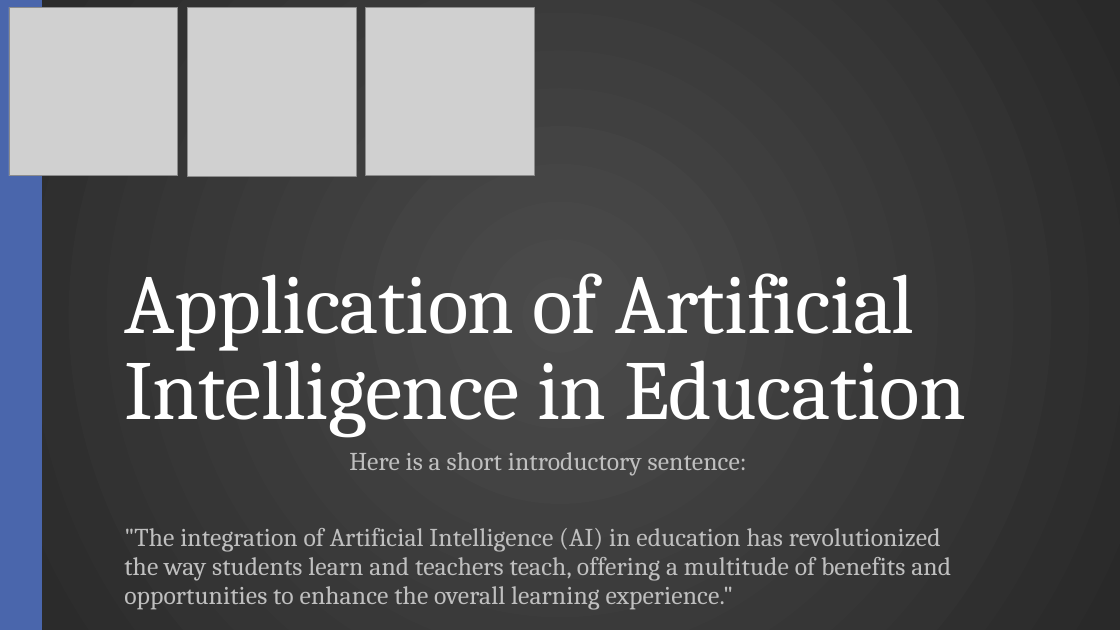
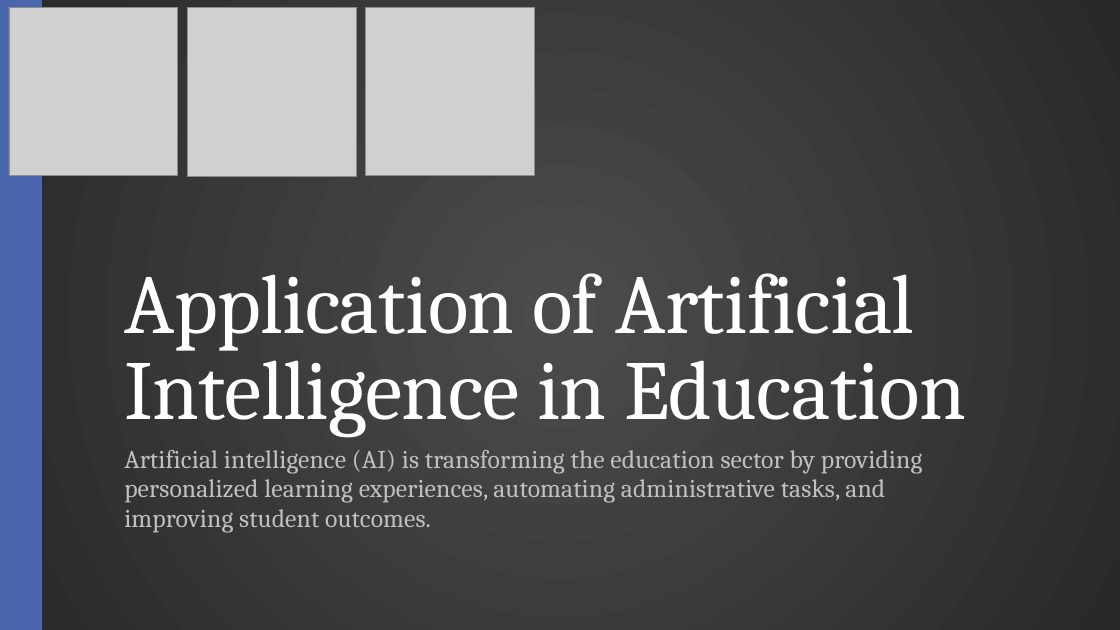
Before and after one commit to RomanMykolaichuk/DEEP_04_2025, a slide deck: slide 1 of final_presentation_eng.pptx. Drawn at 1120x630 pixels with LibreOffice and Linux fonts; fonts in the diff are those of the drawing; grey boxes stand for pictures. Boxes give left, top, right and bottom in pixels: in the first picture for what was removed or moved away, otherwise in the second. Text is boxed around its words. In the diff, an @@ line names an element or a change of style, - is before the commit and + after.

```diff
--- a/final_presentation_eng.pptx
+++ b/final_presentation_eng.pptx
@@ subtitle at [124, 450, 922, 532]: text changed @@
-Here is a short introductory sentence:
-"The integration of Artificial Intelligence (AI) in education has revolutionized the way students learn and teachers teach, offering a multitude of benefits and opportunities to enhance the overall learning experience."
+Artificial intelligence (AI) is transforming the education sector by providing personalized learning experiences, automating administrative tasks, and improving student outcomes.
```
Also in this commit, not shown: 13 other slides changed, 2 other files.
